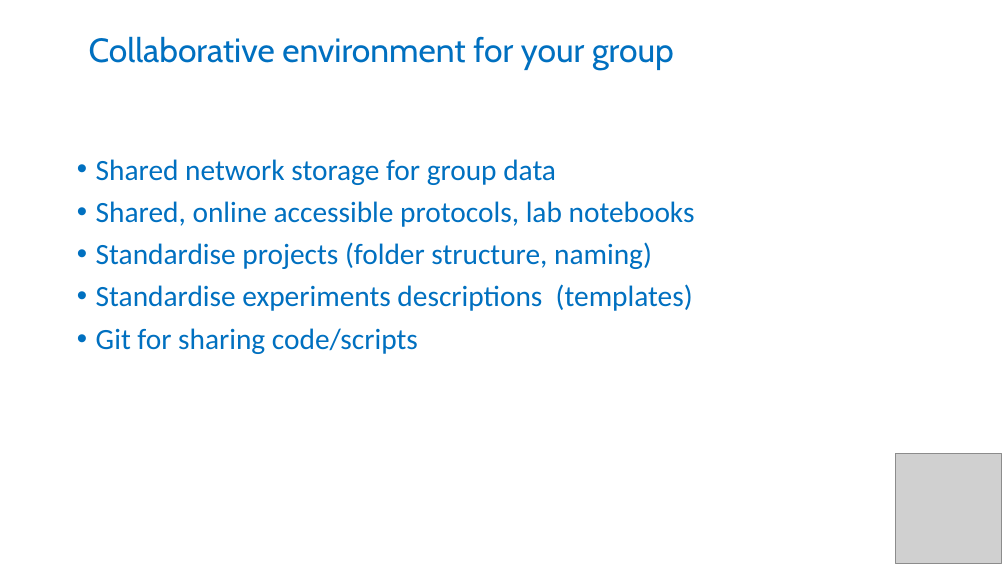
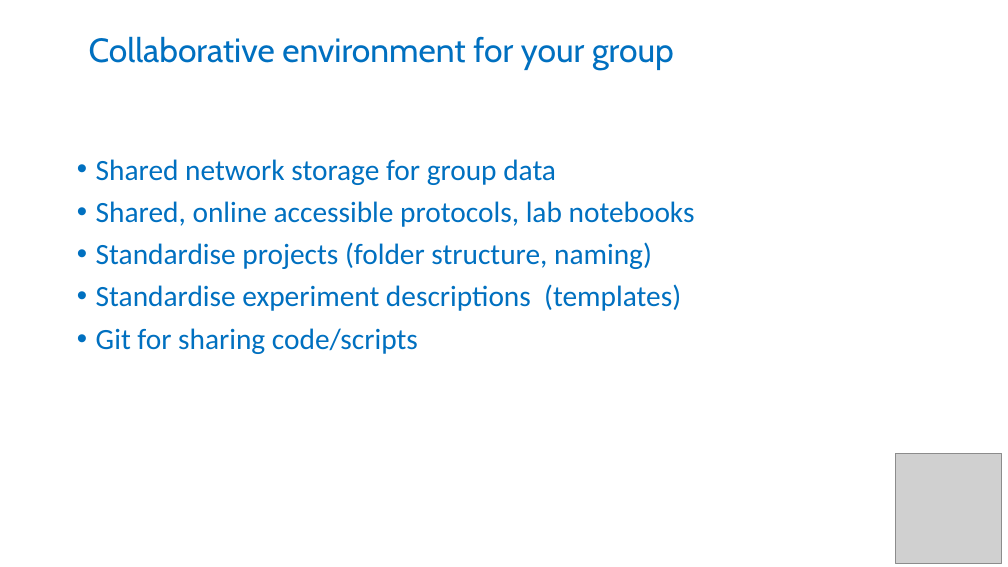
Before and after one commit to tobyhodges/probable-enigma, a slide deck: slide 3 of instructors/06-Wrapping_up.pptx. Drawn at 1008x567 pixels with LibreOffice and Linux fonts; fonts in the diff are those of the drawing; grey boxes stand for pictures. Boxes give left, top, right and bottom in pixels: in the first picture for what was removed or moved away, otherwise in the second. Text is boxed around its words. In the diff, an @@ line names an element or a change of style, - is before the commit and + after.

```diff
--- a/instructors/06-Wrapping_up.pptx
+++ b/instructors/06-Wrapping_up.pptx
@@ text at bbox=[96, 284, 681, 311]: text changed @@
-• Standardise experiments descriptions (templates)
+• Standardise experiment descriptions (templates)
```
Also in this commit, not shown: 2 other slides changed, 5 other files.
